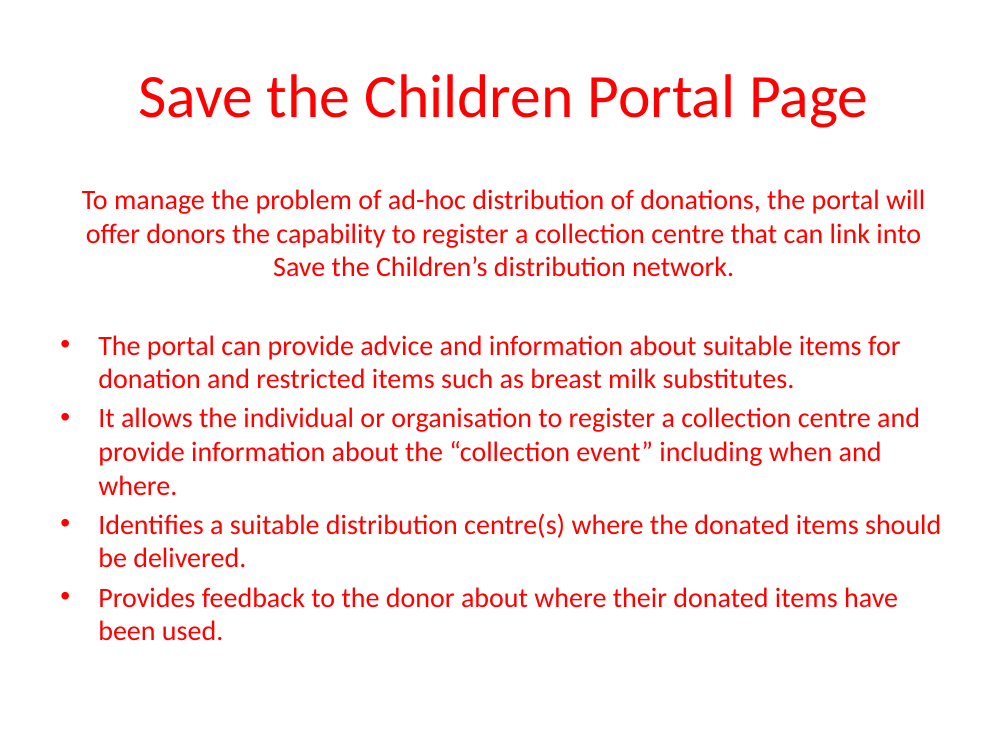
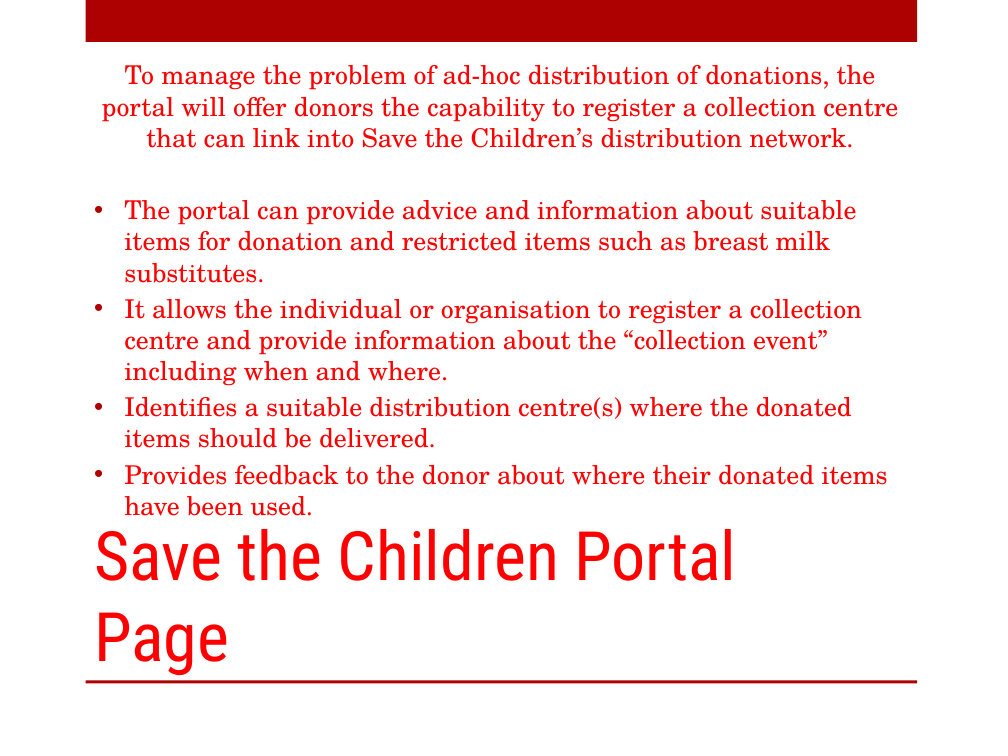
Before and after one commit to dumitruc/ve-hack-day, a slide deck: slide 33 of PPT/SaveTheChildren.pptx (slide 15 before the commit). Drawn at 1008x756 pixels with LibreOffice and Linux fonts; fonts in the diff are those of the drawing; background and template pictures are left out. Boxes give left, top, right and bottom in pixels: in the first picture for what was removed or moved away, otherwise in the second. Text is boxed around its words. In the diff, an @@ line names an element or a change of style, - is before the commit and + after.

```diff
--- a/PPT/SaveTheChildren.pptx
+++ b/PPT/SaveTheChildren.pptx
@@ rectangle added at [86, 0, 917, 42], fill #AD0101 @@
@@ text "To manage the problem of ...": place and size @@
-text "To manage the problem of ..." at [82, 189, 941, 641]
+text "To manage the problem of ..." at [102, 65, 898, 516]
@@ text "To manage the problem of ..." at [102, 65, 898, 516]: size 20 to 18.5 pt, font Calibri to TeX Gyre Schola; indent changed; vertical alignment top to middle @@
@@ title "Save the Children Portal Page": place and size @@
-title "Save the Children Portal Page" at [138, 74, 868, 128]
+title "Save the Children Portal Page" at [94, 529, 737, 676]
@@ title "Save the Children Portal Page" at [94, 529, 737, 676]: size 44 to 48.6 pt, font Calibri to Roboto Condensed; alignment centre to left; vertical alignment middle to bottom @@
@@ rectangle added at [86, 680, 917, 683], fill #AD0101 @@
```
Also in this commit, not shown: 12 other slides changed, 22 slides added, 4 slides removed.
